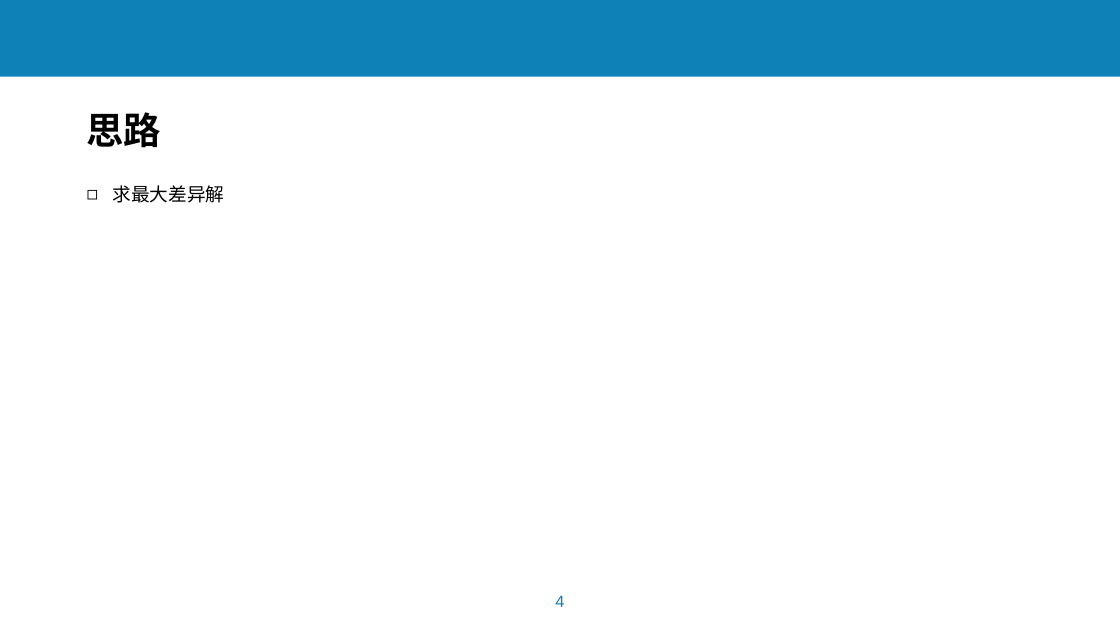
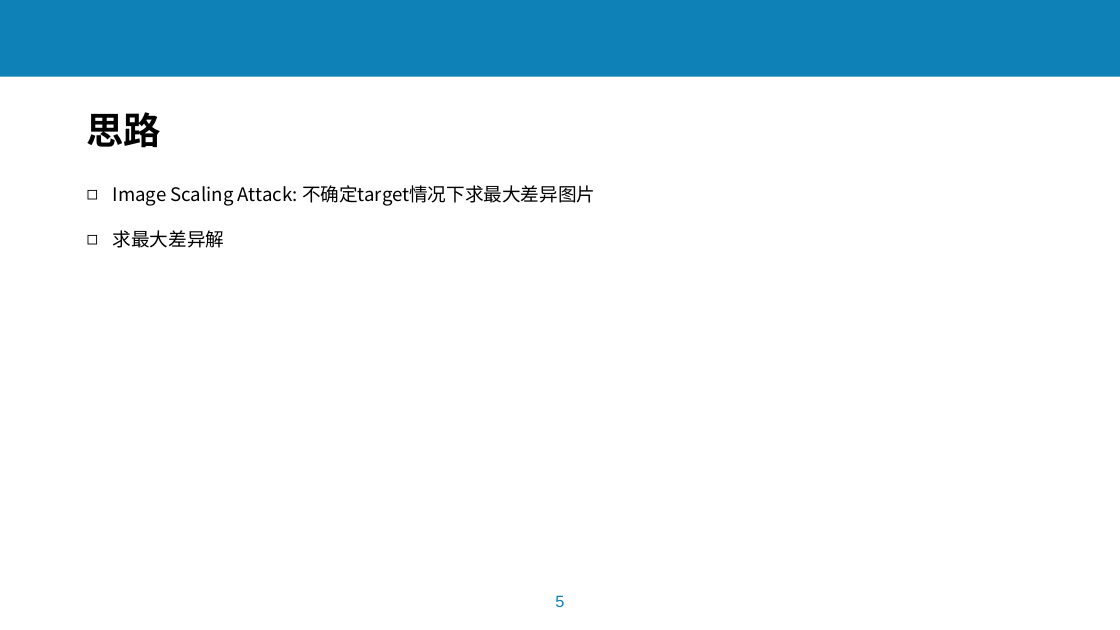
Before and after one commit to lchmoxing/audio_tsm_test, a slide deck: slide 5 of documents/基于音频预处理过程的语音识别系统攻击5.6_brief.pptx (slide 4 before the commit). Drawn at 1120x630 pixels with LibreOffice and Linux fonts; fonts in the diff are those of the drawing; background and template pictures are left out. Boxes give left, top, right and bottom in pixels: in the first picture for what was removed or moved away, otherwise in the second. Text is boxed around its words. In the diff, an @@ line names an element or a change of style, - is before the commit and + after.

```diff
--- a/documents/基于音频预处理过程的语音识别系统攻击5.6_brief.pptx
+++ b/documents/基于音频预处理过程的语音识别系统攻击5.6_brief.pptx
@@ text at (x1=113, y1=185, x2=595, y2=206): paragraph added @@
+◻ Image Scaling Attack: 不确定target情况下求最大差异图片
@@ page number at (x1=555, y1=595, x2=564, y2=607): text changed @@
-4
+5
```
Also in this commit, not shown: 3 other slides changed, 1 slide added.
